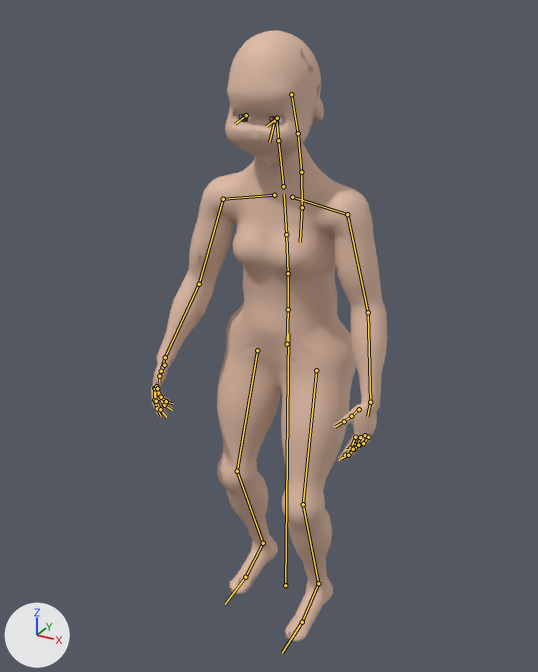
An edit to the glTF model characters/alis/model/alis.glb, drawn before and after from the same camera.
Rendered twice from a camera (50 mm lens) standing at (0.804, -1.567, 1.595) and looking at (-0.035, -0.04, 0.831). Arrows for +X, +Y and +Z are at lower left; the lights stay in place. The older version comes first. Both versions are drawn at frame 105 of the action 'idle'; the numbers are the values there. The bones that bend it are drawn over the model as lines.

Objects in the first picture: 'Body', 'Body_LOD1' and 1 more.
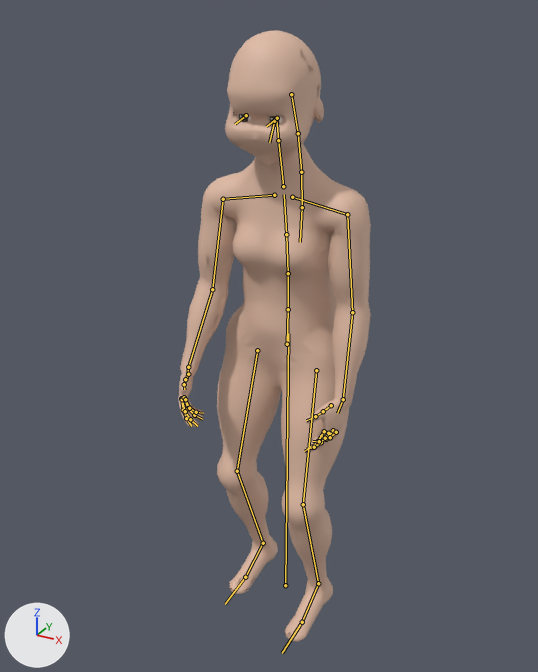
The edits, one by one:
Bone 'LeftUpperArm' (bone_leftupperarm) turns from (-67, -9, -4) to (-77, -9, -3) degrees about its own x, y and z.
Bone 'RightUpperArm' (bone_rightupperarm) turns from (-66, 14, 4) to (-77, 14, 3) degrees about its own x, y and z.

Changed parts and their boxes (x1, y1, x2, y2) in the pictures (538 x 672 px):
'Body', posed (18% narrower): before (151, 30, 387, 642); after (178, 30, 371, 642)
'Body_LOD1', posed (19% narrower): before (151, 30, 387, 641); after (179, 30, 371, 641)
bone 'LeftUpperArm', root to tip: before (347, 214) to (368, 312); after (347, 214) to (352, 312)
bone 'RightUpperArm', root to tip: before (223, 199) to (199, 284); after (223, 199) to (212, 289)
